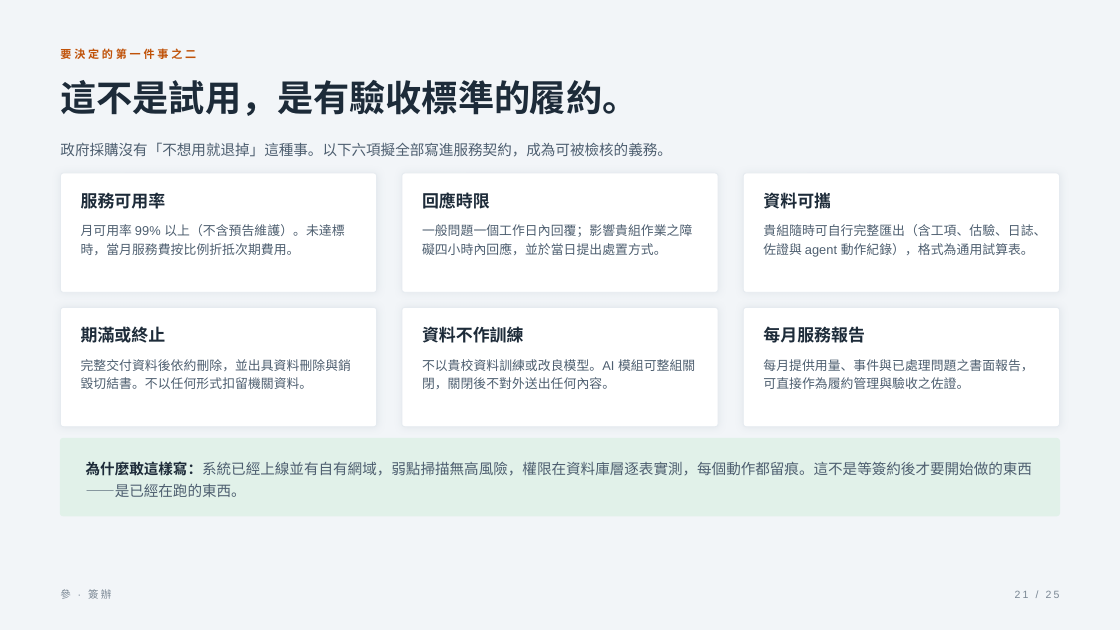
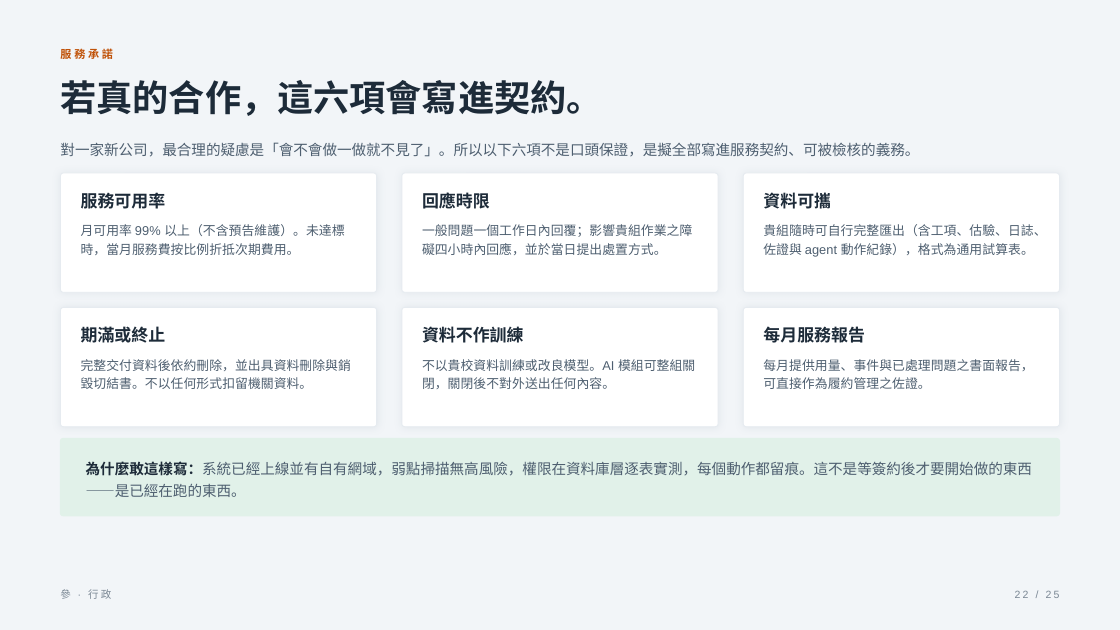
Before and after one commit to ryanxxhuang/PMIS, a slide deck: slide 22 of docs/pitch/組長簡報-產品資安與簽辦-2026-08-12.pptx (slide 21 before the commit). Drawn at 1120x630 pixels with LibreOffice and Linux fonts; fonts in the diff are those of the drawing. Boxes give left, top, right and bottom in pixels: in the first picture for what was removed or moved away, otherwise in the second. Text is boxed around its words. In the diff, an @@ line names an element or a change of style, - is before the commit and + after.

```diff
--- a/docs/pitch/組長簡報-產品資安與簽辦-2026-08-12.pptx
+++ b/docs/pitch/組長簡報-產品資安與簽辦-2026-08-12.pptx
@@ text at <box>60,48,113,59</box>: text changed @@
-要決定的第一件事之二
+服務承諾
@@ text at <box>60,80,602,116</box>: text changed @@
-這不是試用，是有驗收標準的履約。
+若真的合作，這六項會寫進契約。
@@ text at <box>60,142,919,157</box>: text changed @@
-政府採購沒有「不想用就退掉」這種事。以下六項擬全部寫進服務契約，成為可被檢核的義務。
+對一家新公司，最合理的疑慮是「會不會做一做就不見了」。所以以下六項不是口頭保證，是擬全部寫進服務契約、可被檢核的義務。
@@ text at <box>763,359,1033,389</box>: text changed @@
-每月提供用量、事件與已處理問題之書面報告，可直接作為履約管理與驗收之佐證。
+每月提供用量、事件與已處理問題之書面報告，可直接作為履約管理之佐證。
@@ text at <box>60,589,111,599</box>: text changed @@
-參 · 簽辦
+參 · 行政
@@ text at <box>1015,591,1060,598</box>: text changed @@
-21 / 25
+22 / 25
```
Also in this commit, not shown: 6 other slides changed, 3 slides added, 3 slides removed, 3 other files.
